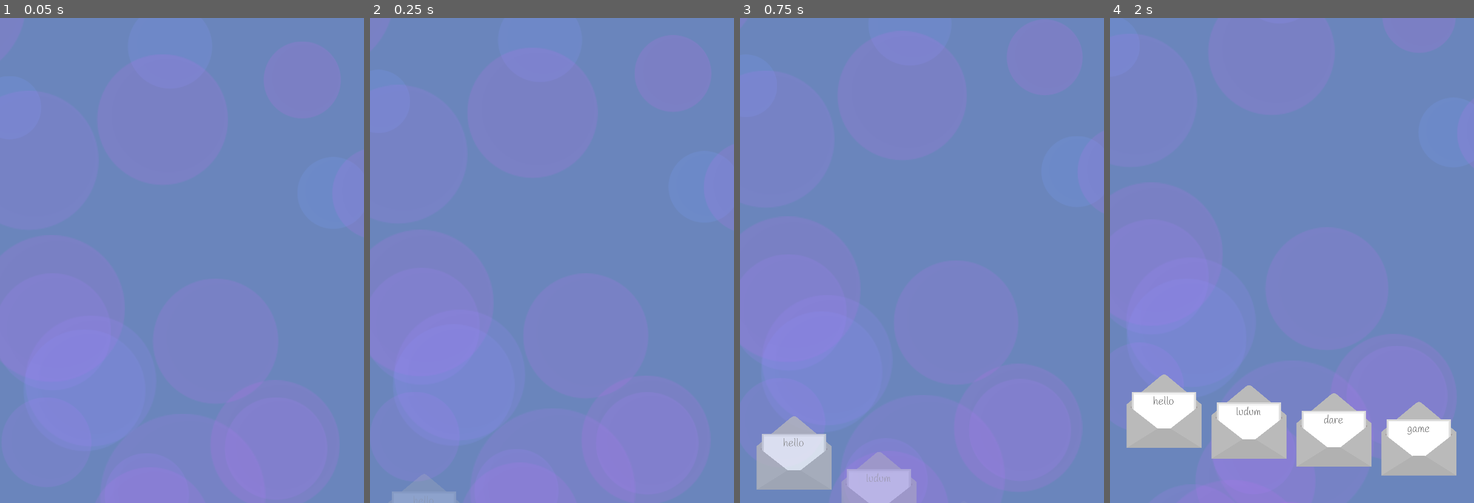
Above: before the commit, frames 1-4 (left to right).
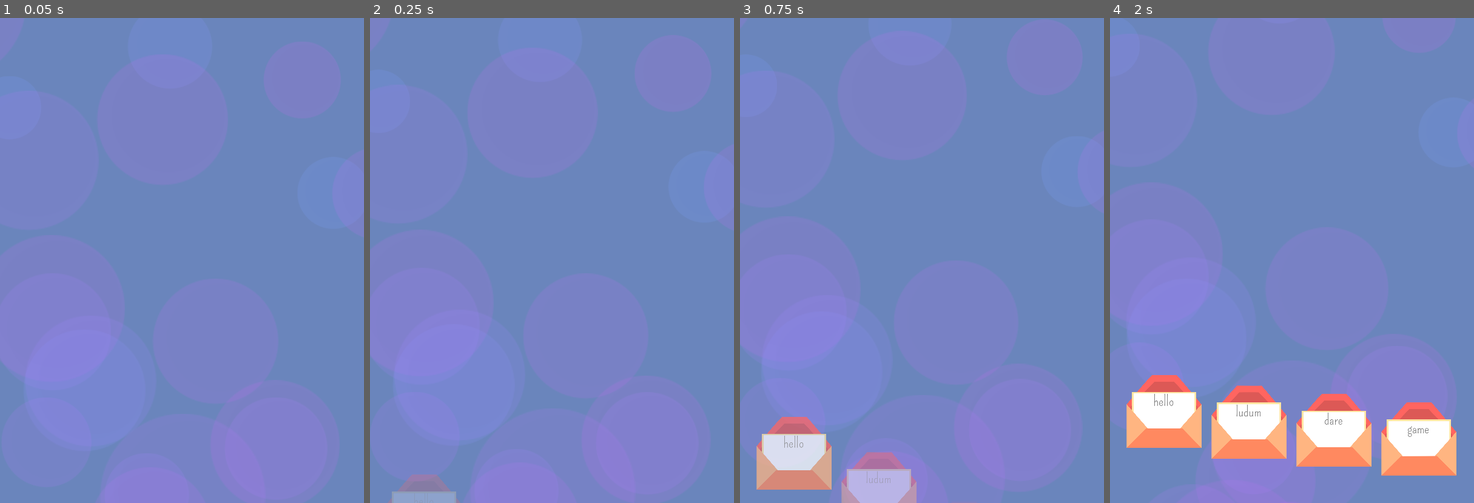
Above: after the commit, the same moments.

Repository: HoneyPony/ash-and-phoenix
Game: Godot game, scene res://game.tscn
The game is run twice, just before and just after one commit, with the same random seed, the same clock (stepped at 60 frames per second) and the same inputs.
Inputs:
- Up to frame 1 (0.05 s): no input
- Up to frame 2 (0.25 s): no input
- Up to frame 3 (0.75 s): tap Enter at 0.5 s
- Up to frame 4 (2 s): no input

Frame 1 is identical in both runs. In frame 2, 0.1% of the frame differs, in the area x 4-25%, y 94-100%; in frame 3, 2.5%; in frame 4, 7.3%, in the area x 4-96%, y 73-95%.

Commit message:
work on second letter variation

Diff:
--- a/global.gd
+++ b/global.gd
@@ -18,7 +18,7 @@
 
 # Stores the game data
 var game_data = [
-	[0,   0, -210, "hello"],
+	[0, 0, -210, "hello"],
 	[0.2, 1, -70, "ludum"],
 	[0.4, 2, 70, "dare"],
 	[0.6, 3, 210, "game"]
@@ -41,6 +41,7 @@
 		letter.text = next_entry[3]
 		letter.position.x = next_entry[2]
 		letter.position.y = 500 + next_entry[1] * 40
+		letter.is_letter2 = true
 		get_node("/root/Game").add_child(letter)
 
 		game_data_index += 1
--- /dev/null
+++ b/letter/color_mask.gdshader
@@ -0,0 +1,11 @@
+shader_type canvas_item;
+
+uniform vec4 color : source_color;
+
+void fragment() {
+	vec4 c = texture(TEXTURE, UV);
+	if(c != color) {
+		c.a = 0.0;
+	}
+	COLOR = c;
+}
--- a/letter/letter.gd
+++ b/letter/letter.gd
@@ -9,12 +9,26 @@
 var velocity_x = 0.0
 var velocity_y = -300
 
+var is_letter2 = false # Whether to use the second variation
+@export var letter2_frames: SpriteFrames
+@export var letter2_font: Font
+
+#func letter_shake():
+#	var rng = Vector2.from_angle(randf_range(0, 6.28)) * randf_range(0, 8)
+#	$LetterDisplay.position += (rng - $LetterDisplay.position) * 0.01
+
 func _ready():
 	text_display.text = "[center]" + text + "[/center]"
 
 	#position.y = 400 + 100
 
 	modulate.a = 0
+	if is_letter2:
+		$LetterDisplay/AnimatedSprite2D.sprite_frames = letter2_frames
+		text_display.add_theme_font_override("normal_font", letter2_font)
+		text_display.add_theme_font_size_override("normal_font_size", 78)
+		text_display.position.y -= 10
+
 	#position.x = randf_range(-40, 40)
 
 func _process(delta):
--- a/letter/letter.tscn
+++ b/letter/letter.tscn
@@ -1,39 +1,172 @@
-[gd_scene load_steps=39 format=3 uid="uid://cu88kepayydd1"]
+[gd_scene load_steps=72 format=3 uid="uid://cu88kepayydd1"]
 
 [ext_resource type="Texture2D" uid="uid://bugglmd2po4q6" path="res://letter/letter1/letter1.png" id="1_aee6o"]
 [ext_resource type="FontFile" uid="uid://b6pr3techvh6" path="res://fonts/handlee/Handlee-Regular.ttf" id="1_iaxyx"]
 [ext_resource type="Script" path="res://letter/letter.gd" id="1_qj84h"]
+[ext_resource type="Texture2D" uid="uid://bu8j51gsu61kf" path="res://letter/letter2/close.0000.png" id="2_iq1u2"]
+[ext_resource type="Texture2D" uid="uid://ctbbgjfnwpjc6" path="res://letter/letter2/close.0001.png" id="3_3g2rx"]
 [ext_resource type="Texture2D" uid="uid://d4c420d1pt1kj" path="res://letter/letter1/close/close.0000.png" id="3_ybton"]
+[ext_resource type="Texture2D" uid="uid://dosotupaalap1" path="res://letter/letter2/close.0002.png" id="4_dbi7f"]
 [ext_resource type="Texture2D" uid="uid://wmkyt4cgtgjo" path="res://letter/letter1/close/close.0001.png" id="4_f1etb"]
+[ext_resource type="Texture2D" uid="uid://cgmd1763kpx04" path="res://letter/letter2/close.0003.png" id="5_dj4mm"]
 [ext_resource type="Texture2D" uid="uid://bvw1qjrcyobus" path="res://letter/letter1/close/close.0002.png" id="5_e8w7x"]
+[ext_resource type="Texture2D" uid="uid://bj5vedtljmvl0" path="res://letter/letter2/close.0004.png" id="6_lbiuu"]
 [ext_resource type="Texture2D" uid="uid://2wcarrscx056" path="res://letter/letter1/close/close.0003.png" id="6_nlg6s"]
 [ext_resource type="Texture2D" uid="uid://c6tegtvom5a5l" path="res://letter/letter1/close/close.0004.png" id="7_c3k4e"]
+[ext_resource type="Texture2D" uid="uid://ds40cht16p88y" path="res://letter/letter2/close.0005.png" id="7_x33yp"]
+[ext_resource type="Texture2D" uid="uid://dqv6tdchi2h17" path="res://letter/letter2/close.0006.png" id="8_a7rpo"]
 [ext_resource type="Texture2D" uid="uid://b01lx6glkak81" path="res://letter/letter1/close/close.0005.png" id="8_k8m73"]
 [ext_resource type="Texture2D" uid="uid://cn7j8g5kyh5ph" path="res://letter/letter1/close/close.0006.png" id="9_4ocwf"]
+[ext_resource type="Texture2D" uid="uid://bp3vutvybr5vf" path="res://letter/letter2/close.0007.png" id="9_mnsx3"]
 [ext_resource type="Texture2D" uid="uid://dg2caf0ner2od" path="res://letter/letter1/close/close.0007.png" id="10_j8gut"]
+[ext_resource type="Texture2D" uid="uid://bkn5sdb4ggke4" path="res://letter/letter2/close.0008.png" id="10_pvcjw"]
+[ext_resource type="Texture2D" uid="uid://bihh5ew3x32pi" path="res://letter/letter2/close.0009.png" id="11_jwe6l"]
 [ext_resource type="Texture2D" uid="uid://b5dwsl1kbyahd" path="res://letter/letter1/close/close.0008.png" id="11_s7io6"]
 [ext_resource type="Texture2D" uid="uid://d0qm5nabj3jtp" path="res://letter/letter1/close/close.0009.png" id="12_o2vbi"]
+[ext_resource type="Texture2D" uid="uid://63652v7hxu3e" path="res://letter/letter2/close.0010.png" id="12_wdo28"]
 [ext_resource type="Texture2D" uid="uid://bwlyfpgbiff22" path="res://letter/letter1/close/close.0010.png" id="13_s7xnv"]
+[ext_resource type="Texture2D" uid="uid://bdrk7f4ii2820" path="res://letter/letter2/close.0011.png" id="13_yeit2"]
 [ext_resource type="Texture2D" uid="uid://ym8u4e8f4dja" path="res://letter/letter1/close/close.0011.png" id="14_fyuvd"]
+[ext_resource type="Texture2D" uid="uid://cm66pbfogxxm7" path="res://letter/letter2/close.0012.png" id="14_nlw4m"]
+[ext_resource type="Texture2D" uid="uid://bd8qskxs0q17o" path="res://letter/letter2/close.0013.png" id="15_2jscd"]
 [ext_resource type="Texture2D" uid="uid://cunecl5dnvotk" path="res://letter/letter1/close/close.0012.png" id="15_vuwr2"]
+[ext_resource type="Texture2D" uid="uid://cpft56p23f03k" path="res://letter/letter2/close.0014.png" id="16_37r14"]
 [ext_resource type="Texture2D" uid="uid://bxkib831uxmgk" path="res://letter/letter1/close/close.0013.png" id="16_cquy2"]
+[ext_resource type="Texture2D" uid="uid://c30nx6v2t27nh" path="res://letter/letter2/close.0015.png" id="17_61rg1"]
 [ext_resource type="Texture2D" uid="uid://b0yxox4yqwjy6" path="res://letter/letter1/close/close.0014.png" id="17_xhybf"]
+[ext_resource type="Texture2D" uid="uid://co8iylc48g4e3" path="res://letter/letter2/close.0016.png" id="18_hw53g"]
 [ext_resource type="Texture2D" uid="uid://cepgqjawler10" path="res://letter/letter1/close/close.0015.png" id="18_t4ufp"]
+[ext_resource type="Texture2D" uid="uid://ipoo8v4vt8s0" path="res://letter/letter2/close.0017.png" id="19_fgfdi"]
 [ext_resource type="Texture2D" uid="uid://cwupnr3gqo8dn" path="res://letter/letter1/close/close.0016.png" id="19_gdvq5"]
+[ext_resource type="Texture2D" uid="uid://r48p8abw2f6i" path="res://letter/letter2/close.0018.png" id="20_5wxdj"]
 [ext_resource type="Texture2D" uid="uid://bflr8fqt1tbrt" path="res://letter/letter1/close/close.0017.png" id="20_pq5w2"]
+[ext_resource type="Texture2D" uid="uid://buaxvdvarvof7" path="res://letter/letter2/close.0019.png" id="21_1aano"]
 [ext_resource type="Texture2D" uid="uid://b8ypexeiow6b" path="res://letter/letter1/close/close.0018.png" id="21_p43kp"]
+[ext_resource type="Texture2D" uid="uid://b08elqhbox372" path="res://letter/letter2/close.0020.png" id="22_fr0k1"]
 [ext_resource type="Texture2D" uid="uid://mc4ncpch1lmu" path="res://letter/letter1/close/close.0019.png" id="22_s3eq4"]
 [ext_resource type="Texture2D" uid="uid://b8uh504womote" path="res://letter/letter1/close/close.0020.png" id="23_271vf"]
+[ext_resource type="Texture2D" uid="uid://c8sj2ok2iwolu" path="res://letter/letter2/close.0021.png" id="23_lw0ne"]
 [ext_resource type="Texture2D" uid="uid://b7yac0p6b2r44" path="res://letter/letter1/close/close.0021.png" id="24_okwem"]
+[ext_resource type="Texture2D" uid="uid://bpwdhmgxex3ic" path="res://letter/letter2/close.0022.png" id="24_sdj4i"]
+[ext_resource type="Texture2D" uid="uid://dajapojoa3ugw" path="res://letter/letter2/close.0023.png" id="25_aumcm"]
 [ext_resource type="Texture2D" uid="uid://cowkah7kwpswg" path="res://letter/letter1/close/close.0022.png" id="25_dybeg"]
 [ext_resource type="Texture2D" uid="uid://dv08hvc4uqvc5" path="res://letter/letter1/close/close.0023.png" id="26_07i6m"]
+[ext_resource type="Texture2D" uid="uid://dbj7y1k7tsiea" path="res://letter/letter2/close.0024.png" id="26_q1mft"]
 [ext_resource type="Texture2D" uid="uid://cumpp6pqnxseg" path="res://letter/letter1/close/close.0024.png" id="27_nembc"]
+[ext_resource type="Texture2D" uid="uid://delpquj8rm02r" path="res://letter/letter2/close.0025.png" id="27_tc2j5"]
 [ext_resource type="Texture2D" uid="uid://djl2lg03gf45j" path="res://letter/letter1/close/close.0025.png" id="28_etpol"]
+[ext_resource type="Texture2D" uid="uid://dsfs0h18s4igo" path="res://letter/letter2/close.0026.png" id="28_haow2"]
 [ext_resource type="Texture2D" uid="uid://ujgb1c7n4bwh" path="res://letter/letter1/close/close.0026.png" id="29_c4w6p"]
+[ext_resource type="Texture2D" uid="uid://clyi50d8124hm" path="res://letter/letter2/close.0027.png" id="29_e6tl6"]
+[ext_resource type="Texture2D" uid="uid://csualbl4hy7ap" path="res://letter/letter2/close.0028.png" id="30_g1mqt"]
 [ext_resource type="Texture2D" uid="uid://myc77spnim0l" path="res://letter/letter1/close/close.0027.png" id="30_ho2sw"]
 [ext_resource type="Texture2D" uid="uid://c78sypi6s2qiq" path="res://letter/letter1/close/close.0028.png" id="31_3q5b4"]
+[ext_resource type="Texture2D" uid="uid://dku660ofris4u" path="res://letter/letter2/close.0029.png" id="31_hjmx5"]
 [ext_resource type="Texture2D" uid="uid://13nxvqj5liav" path="res://letter/letter1/close/close.0029.png" id="32_84dbo"]
+[ext_resource type="Texture2D" uid="uid://b1w35g66m1b8q" path="res://letter/letter2/close.0030.png" id="32_jo3mq"]
 [ext_resource type="Texture2D" uid="uid://c8f3qreixqtll" path="res://letter/letter1/close/close.0030.png" id="33_6c1m2"]
+[ext_resource type="FontFile" uid="uid://cs7baqnn3d0k4" path="res://fonts/pompiere/Pompiere-Regular.ttf" id="33_e0k5j"]
+
+[sub_resource type="SpriteFrames" id="SpriteFrames_vodgf"]
+animations = [{
+"frames": [{
+"duration": 1.0,
+"texture": ExtResource("2_iq1u2")
+}, {
+"duration": 1.0,
+"texture": ExtResource("3_3g2rx")
+}, {
+"duration": 1.0,
+"texture": ExtResource("4_dbi7f")
+}, {
+"duration": 1.0,
+"texture": ExtResource("5_dj4mm")
+}, {
+"duration": 1.0,
+"texture": ExtResource("6_lbiuu")
+}, {
+"duration": 1.0,
+"texture": ExtResource("7_x33yp")
+}, {
+"duration": 1.0,
+"texture": ExtResource("8_a7rpo")
+}, {
+"duration": 1.0,
+"texture": ExtResource("9_mnsx3")
+}, {
+"duration": 1.0,
+"texture": ExtResource("10_pvcjw")
+}, {
+"duration": 1.0,
+"texture": ExtResource("11_jwe6l")
+}, {
+"duration": 1.0,
+"texture": ExtResource("12_wdo28")
+}, {
+"duration": 1.0,
+"texture": ExtResource("13_yeit2")
+}, {
+"duration": 1.0,
+"texture": ExtResource("14_nlw4m")
+}, {
+"duration": 1.0,
+"texture": ExtResource("15_2jscd")
+}, {
+"duration": 1.0,
+"texture": ExtResource("16_37r14")
+}, {
+"duration": 1.0,
+"texture": ExtResource("17_61rg1")
+}, {
+"duration": 1.0,
+"texture": ExtResource("18_hw53g")
+}, {
+"duration": 1.0,
+"texture": ExtResource("19_fgfdi")
+}, {
+"duration": 1.0,
+"texture": ExtResource("20_5wxdj")
+}, {
+"duration": 1.0,
+"texture": ExtResource("21_1aano")
+}, {
+"duration": 1.0,
+"texture": ExtResource("22_fr0k1")
+}, {
+"duration": 1.0,
+"texture": ExtResource("23_lw0ne")
+}, {
+"duration": 1.0,
+"texture": ExtResource("24_sdj4i")
+}, {
+"duration": 1.0,
+"texture": ExtResource("25_aumcm")
+}, {
+"duration": 1.0,
+"texture": ExtResource("26_q1mft")
+}, {
+"duration": 1.0,
+"texture": ExtResource("27_tc2j5")
+}, {
+"duration": 1.0,
+"texture": ExtResource("28_haow2")
+}, {
+"duration": 1.0,
+"texture": ExtResource("29_e6tl6")
+}, {
+"duration": 1.0,
+"texture": ExtResource("30_g1mqt")
+}, {
+"duration": 1.0,
+"texture": ExtResource("31_hjmx5")
+}, {
+"duration": 1.0,
+"texture": ExtResource("32_jo3mq")
+}],
+"loop": true,
+"name": &"default",
+"speed": 60.0
+}]
 
 [sub_resource type="SpriteFrames" id="SpriteFrames_bcj7i"]
 animations = [{
@@ -223,6 +356,8 @@
 
 [node name="Letter" type="Node2D"]
 script = ExtResource("1_qj84h")
+letter2_frames = SubResource("SpriteFrames_vodgf")
+letter2_font = ExtResource("33_e0k5j")
 
 [node name="Letter1" type="Sprite2D" parent="."]
 visible = false
@@ -242,7 +377,7 @@
 offset_left = -261.0
 offset_top = -170.0
 offset_right = 250.0
-offset_bottom = -85.0
+offset_bottom = -50.0
 theme_override_colors/default_color = Color(0.501961, 0.501961, 0.501961, 1)
 theme_override_fonts/normal_font = ExtResource("1_iaxyx")
 theme_override_font_sizes/normal_font_size = 60
Binary file changed: letter/letter1/close/close.0000.png
Binary file changed: letter/letter1/close/close.0001.png
Binary file changed: letter/letter1/close/close.0002.png
Binary file changed: letter/letter1/close/close.0003.png
Binary file changed: letter/letter1/close/close.0004.png
Binary file changed: letter/letter1/close/close.0005.png
Binary file changed: letter/letter1/close/close.0006.png
Binary file changed: letter/letter1/close/close.0007.png
Binary file changed: letter/letter1/close/close.0008.png
Binary file changed: letter/letter1/close/close.0009.png
Binary file changed: letter/letter1/close/close.0010.png
Binary file changed: letter/letter1/close/close.0011.png
(and 83 more such lines)
